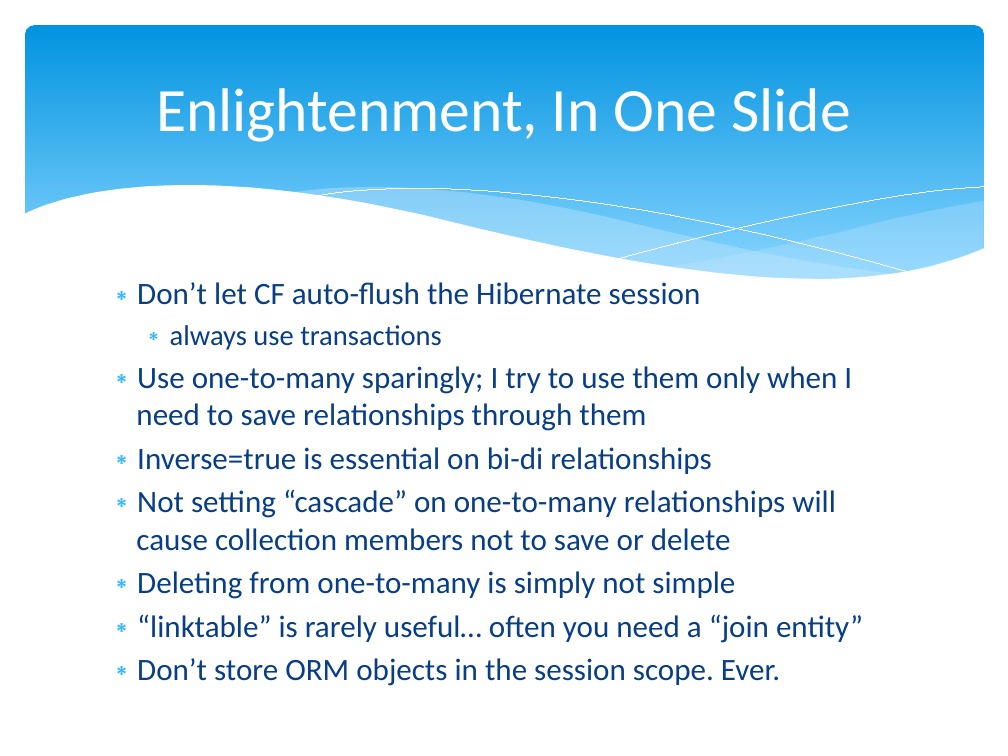
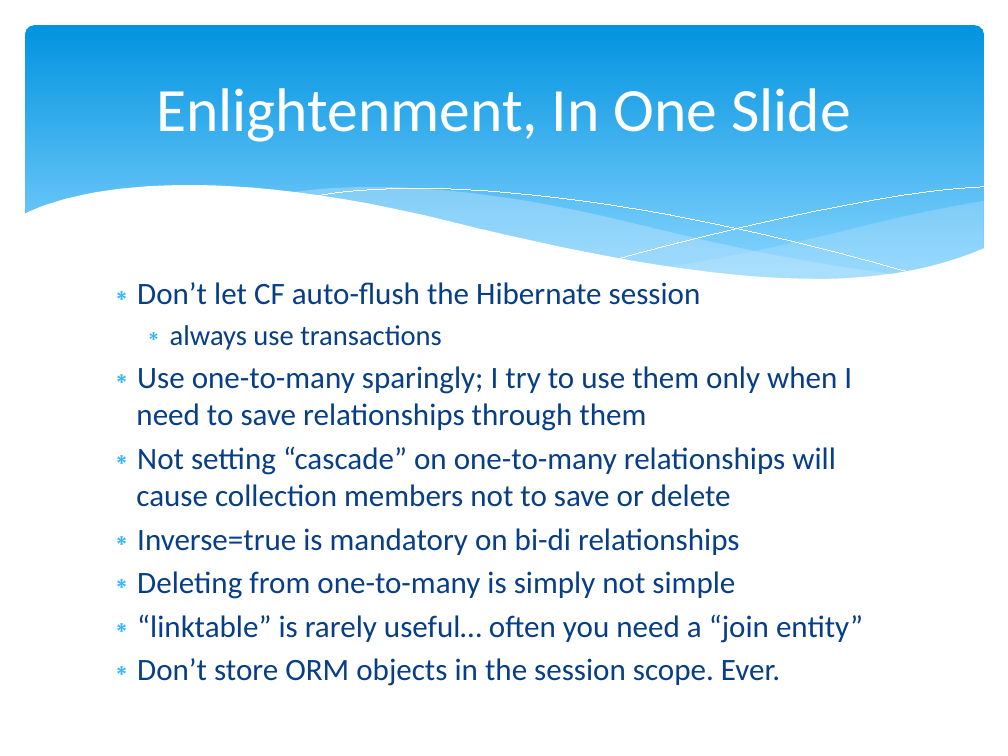
Before and after one commit to marcesher/mxunit-cfmeetups, a slide deck: slide 50 of CFObjective_ORMZen/preso/orm_zen.ppt.pptx (slide 14 before the commit). Drawn at 1008x756 pixels with LibreOffice and Linux fonts; fonts in the diff are those of the drawing. Boxes give left, top, right and bottom in pixels: in the first picture for what was removed or moved away, otherwise in the second. Text is boxed around its words. In the diff, an @@ line names an element or a change of style, - is before the commit and + after.

```diff
--- a/CFObjective_ORMZen/preso/orm_zen.ppt.pptx
+++ b/CFObjective_ORMZen/preso/orm_zen.ppt.pptx
@@ text at (x1=137, y1=447, x2=711, y2=474): paragraph removed @@
-∗ Inverse=true is essential on bi-di relationships
@@ text at (x1=137, y1=528, x2=739, y2=555): paragraph added @@
+∗ Inverse=true is mandatory on bi-di relationships
```
Also in this commit, not shown: 19 other slides changed, 2 slides added, 4 slides removed, 1 other file.
